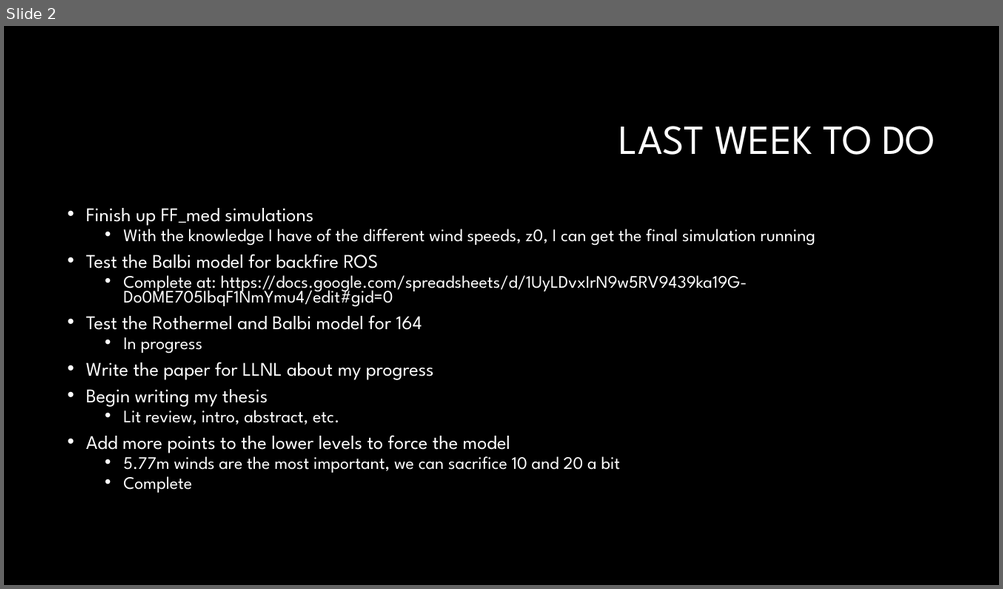
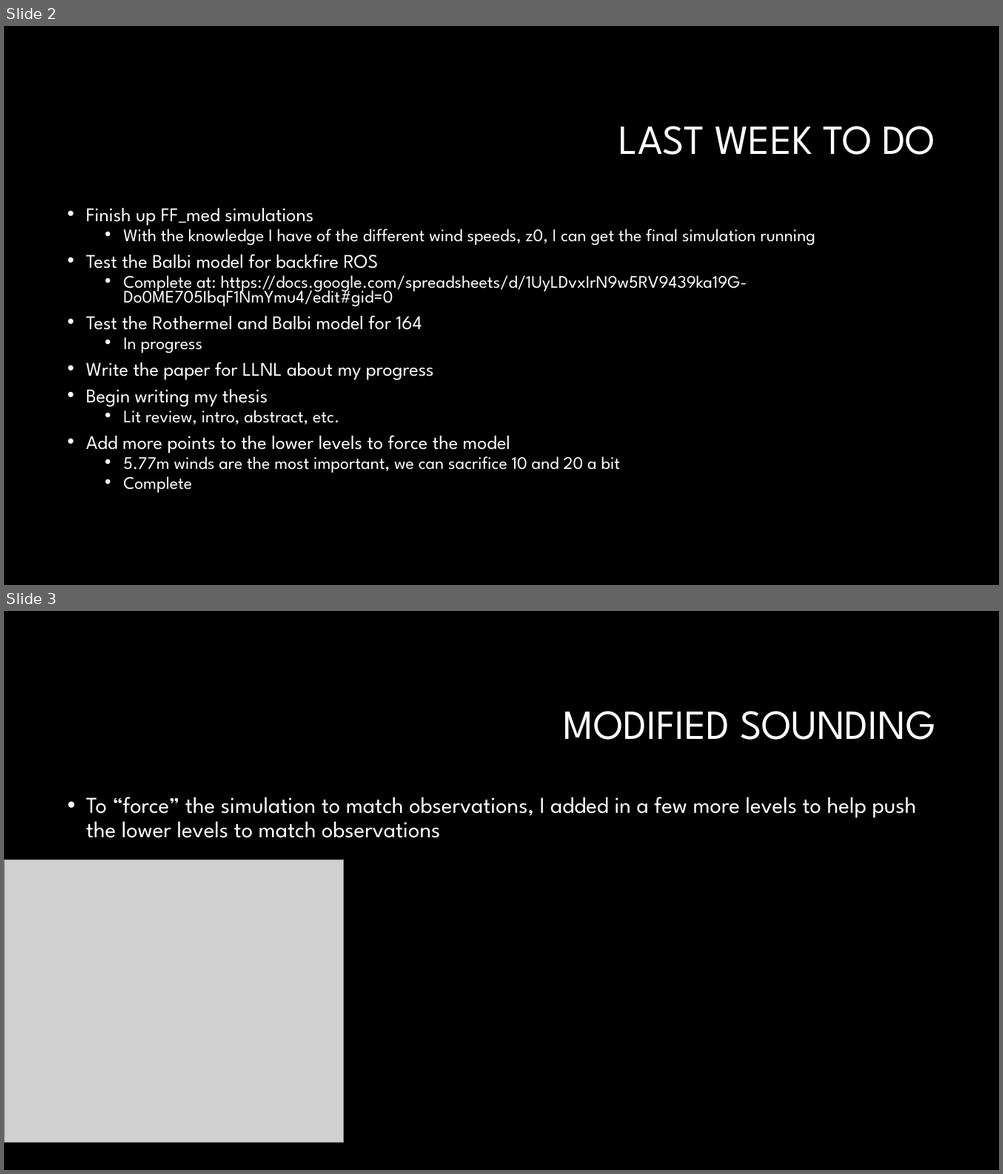
Before and after one commit to Jeremy-Benik/Meeting_Notes, a slide deck: weekly_meetings/10142022_Presentation.pptx. Shown one above the other, each under a label of ours: slide 2 before the commit, slides 2 and 3 after it. The pictures are 1003x589 and 1003x1174 pixels, drawn with LibreOffice and Linux fonts; fonts in the diff are those of the drawing; grey boxes stand for pictures; background and template pictures are left out. Boxes give left, top, right and bottom in pixels: in the first picture for what was removed or moved away, otherwise in the second. Text is boxed around its words. In the diff, an @@ line names an element or a change of style, - is before the commit and + after.

```diff
--- a/weekly_meetings/10142022_Presentation.pptx
+++ b/weekly_meetings/10142022_Presentation.pptx
@@ slide 3 added at bbox=[4, 611, 999, 1170], background #000000 @@
@@ title added at bbox=[563, 711, 935, 740], 40 pt, text #FFFFFF @@
+MODIFIED SOUNDING
@@ text added at bbox=[86, 797, 916, 838], 22 pt, text #FFFFFF @@
+• To “force” the simulation to match observations, I added in a few more levels to help push the lower levels to match observations
@@ picture added at bbox=[4, 860, 344, 1143] @@
```
Also in this commit, not shown: 8 other slides added.
